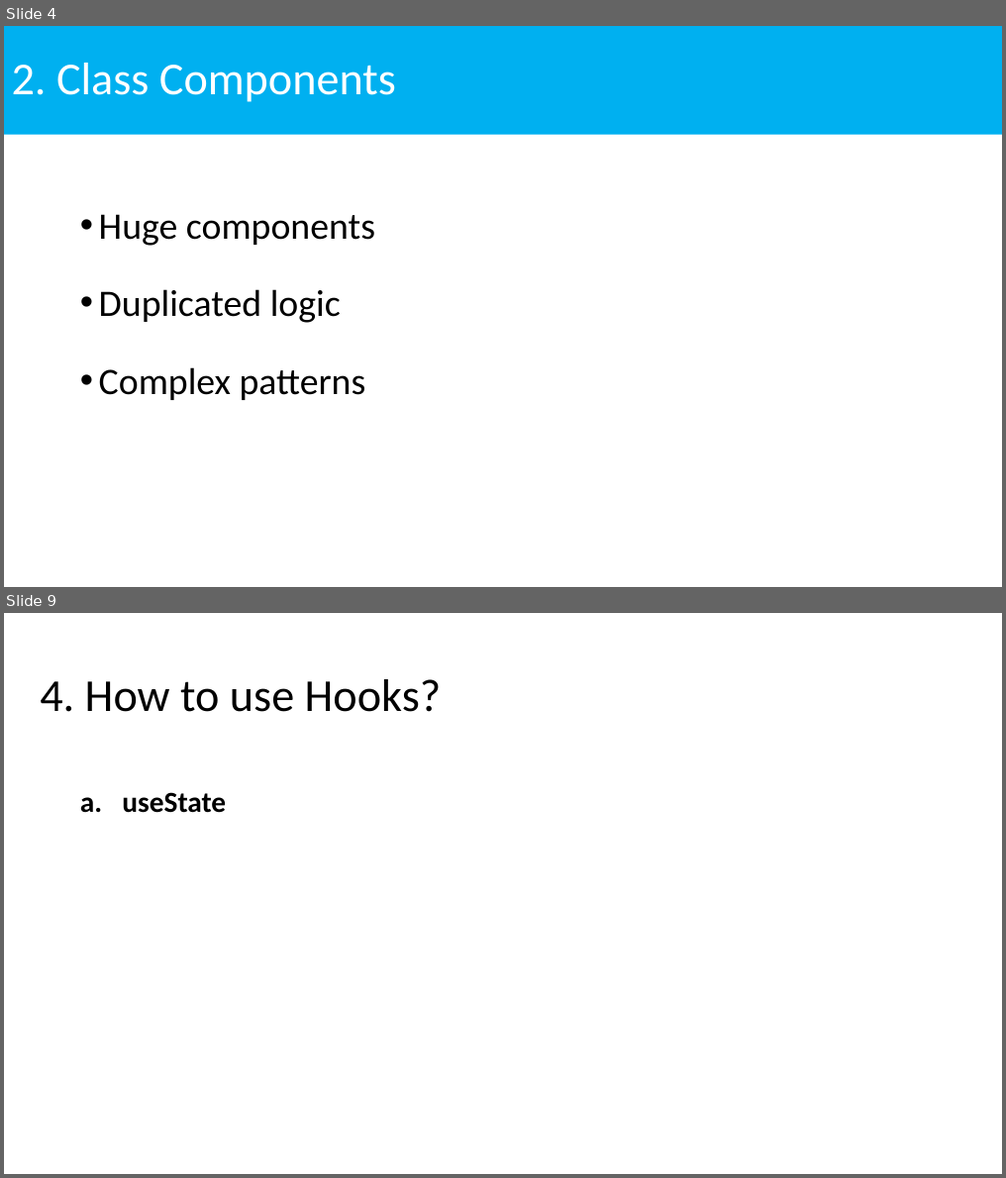
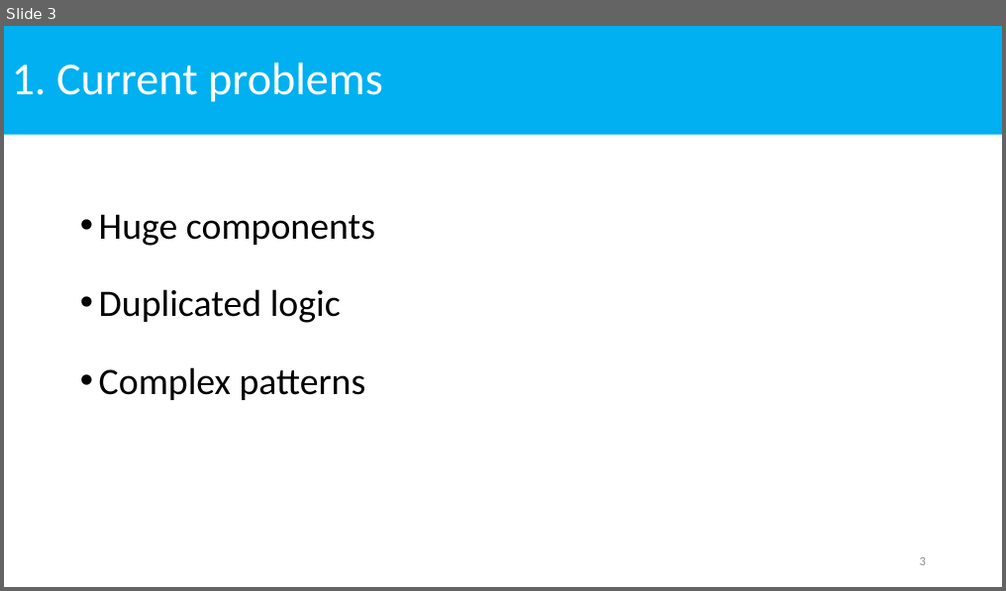
Before and after one commit to NhanHoang8195/react-hook-demo, a slide deck: ReactHooks.pptx. Shown one above the other, each under a label of ours: slides 4 and 9 before the commit, slide 3 after it; the slides between them are not shown. The pictures are 1006x1178 and 1006x591 pixels, drawn with LibreOffice and Linux fonts; fonts in the diff are those of the drawing. Boxes give left, top, right and bottom in pixels: in the first picture for what was removed or moved away, otherwise in the second. Text is boxed around its words. In the diff, an @@ line names an element or a change of style, - is before the commit and + after.

```diff
--- a/ReactHooks.pptx
+++ b/ReactHooks.pptx
@@ slide 9 removed at (x1=4, y1=613, x2=1002, y2=1174), background #FFFFFF @@
@@ title removed at (x1=40, y1=679, x2=442, y2=712) @@
-4. How to use Hooks?
@@ text removed at (x1=122, y1=792, x2=226, y2=813) @@
-a. useState
@@ what was slide 4 is now slide 3 @@
@@ slide 3 changed as well @@
@@ title at (x1=12, y1=63, x2=383, y2=102): text changed @@
-2. Class Components
+1. Current problems
@@ page number added at (x1=920, y1=558, x2=926, y2=566), 12 pt, text #8C8C8C @@
+3
```
Also in this commit, not shown: 4 other slides changed, 4 slides added, 4 other slides removed, 8 other files.
